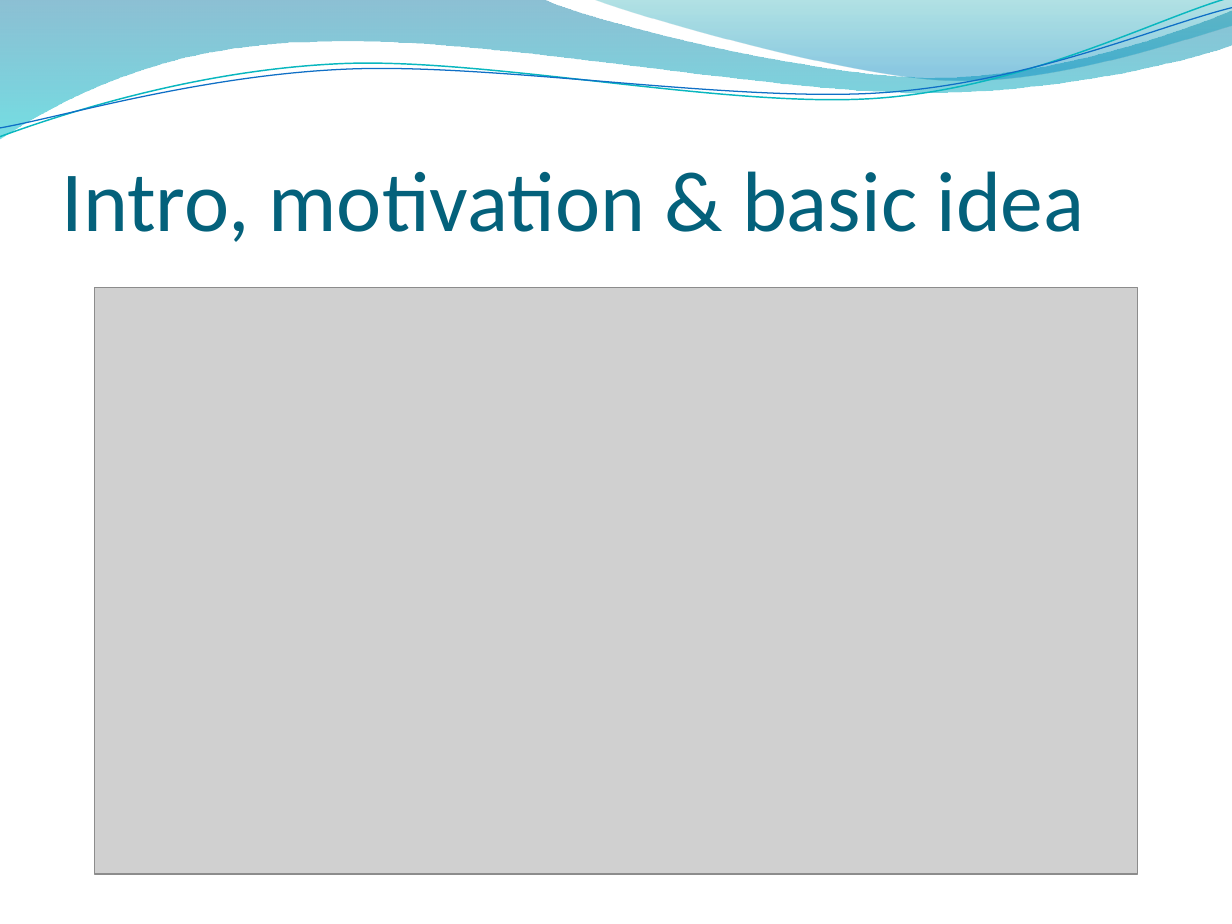
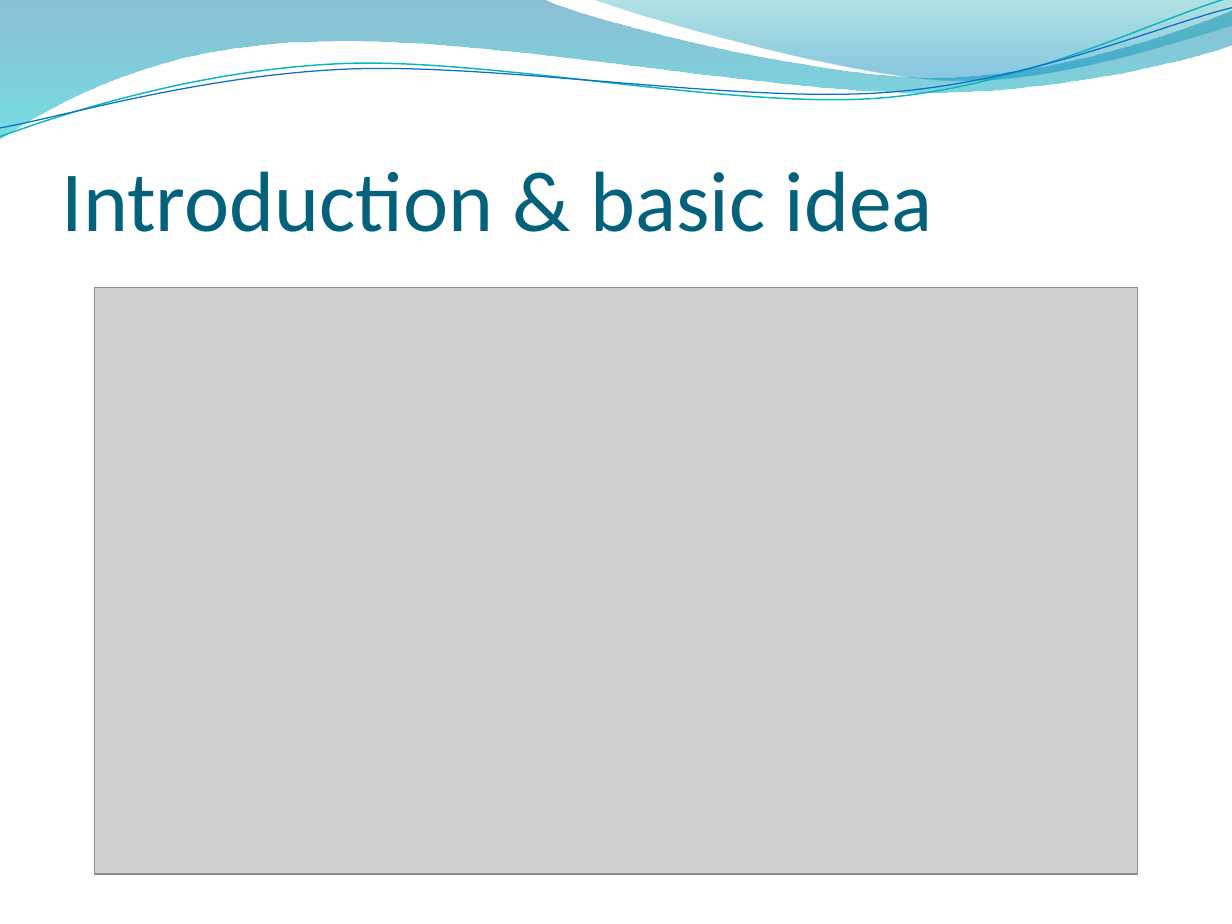
Before and after one commit to ratheile/MSSSM, a slide deck: slide 4 of presentation/Presentation.pptx (slide 3 before the commit). Drawn at 1232x924 pixels with LibreOffice and Linux fonts; fonts in the diff are those of the drawing; grey boxes stand for pictures; background and template pictures are left out. Boxes give left, top, right and bottom in pixels: in the first picture for what was removed or moved away, otherwise in the second. Text is boxed around its words. In the diff, an @@ line names an element or a change of style, - is before the commit and + after.

```diff
--- a/presentation/Presentation.pptx
+++ b/presentation/Presentation.pptx
@@ title at (x1=62, y1=171, x2=933, y2=232): text changed @@
-Intro, motivation & basic idea
+Introduction & basic idea
```
Also in this commit, not shown: 7 other slides changed.
